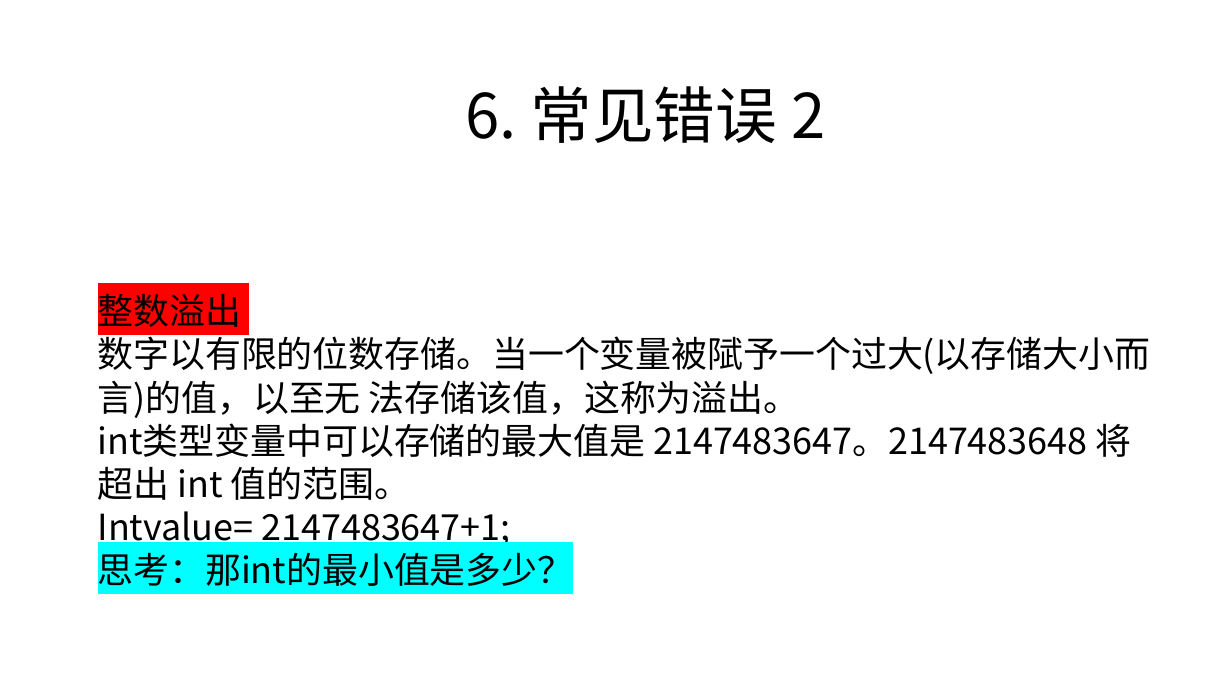
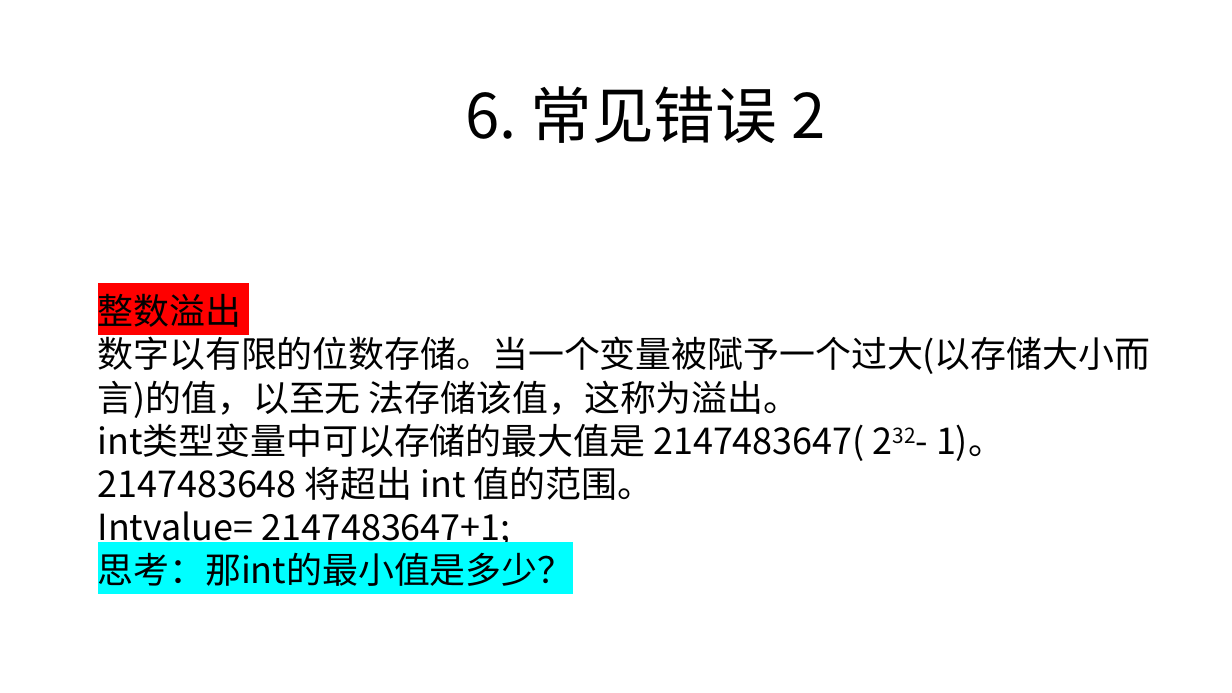
Before and after one commit to zjyesir/hmc_java_1, a slide deck: slide 13 of ppt/2. java基础.pptx. Drawn at 1232x693 pixels with LibreOffice and Linux fonts; fonts in the diff are those of the drawing; background and template pictures are left out. Boxes give left, top, right and bottom in pixels: in the first picture for what was removed or moved away, otherwise in the second. Text is boxed around its words. In the diff, an @@ line names an element or a change of style, - is before the commit and + after.

```diff
--- a/ppt/2. java基础.pptx
+++ b/ppt/2. java基础.pptx
@@ text at <box>98,417,1004,500</box>: text changed @@
-int类型变量中可以存储的最大值是 2147483647。2147483648 将超出 int 值的范围。
+int类型变量中可以存储的最大值是 2147483647( 232- 1)。2147483648 将超出 int 值的范围。
```
Also in this commit, not shown: 2 other slides changed, 6 other files.
